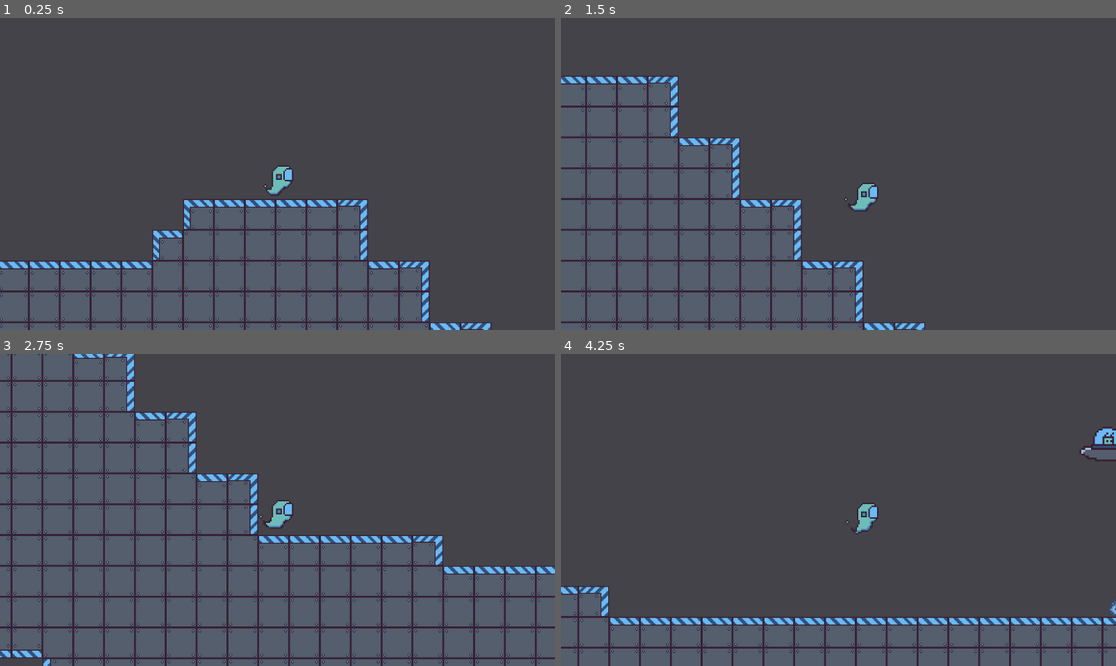
Above: before the commit, frames 1-4 (two rows, left to right).
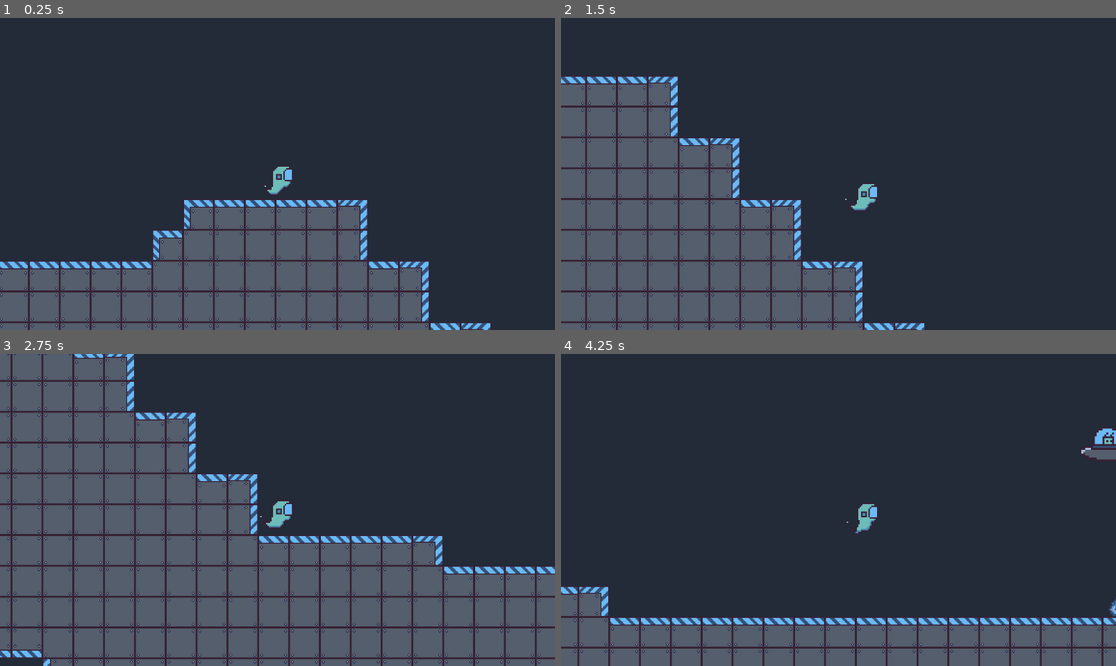
Above: after the commit, the same moments.

Repository: Royalblue6870/space-shooter
Game: Godot game, scene res://scenes/game.tscn
Two runs of this game, one before a commit and one after it. Both use one fixed random seed, a clock stepped at 60 frames per second and the inputs below. The engine's default icon, where the game draws it, is replaced by a stand-in: a white triangle on a blue panel in a dark square.
Inputs:
- Up to frame 1 (0.25 s): no input
- Up to frame 2 (1.5 s): tap Enter (ui_accept) at 0.5, 0.77 s; hold Right (ui_right) from 0.53 s (still down)
- Up to frame 3 (2.75 s): tap Enter (ui_accept) at 1.52 s; release Right (ui_right) at 2.03 s; hold Left (ui_left) from 2.03 s (still down)
- Up to frame 4 (4.25 s): release Left (ui_left) at 2.78 s; hold Right (ui_right) from 2.78 s (still down); tap Enter (ui_accept) at 3.02, 3.77 s

The runs differ from the first frame. In frame 1, 75% of the frame differs, in the area x 0-100%, y 0-100%; in frame 2, 68%; in frame 3, 39%; in frame 4, 82%, in the area x 0-100%, y 0-85%.

Commit message:
background + alien noises found

Diff:
--- a/project.godot
+++ b/project.godot
@@ -43,4 +43,4 @@
 textures/canvas_textures/default_texture_filter=0
 renderer/rendering_method="gl_compatibility"
 renderer/rendering_method.mobile="gl_compatibility"
-environment/defaults/default_clear_color=Color(0.266043, 0.26367, 0.287207, 1)
+environment/defaults/default_clear_color=Color(0.137856, 0.166581, 0.219251, 1)
--- a/scenes/game.tscn
+++ b/scenes/game.tscn
@@ -174,6 +174,8 @@
 
 [node name="PathFollow2D" type="PathFollow2D" parent="Path2D4"]
 position = Vector2(1758, 148)
+rotates = false
+cubic_interp = false
 script = ExtResource("14_7gj5f")
 
 [node name="enemy" parent="Path2D4/PathFollow2D" instance=ExtResource("4_nt1gx")]
Not shown, added: pretty noises/alienfloaty.mp3.import
Not shown, added: pretty noises/alienshoot.mp3.import
Binary file added: pretty pictures/Bg.png
Not shown, added: pretty pictures/Bg.png.import
Not shown, added: pretty noises/alienfloaty.mp3
Not shown, added: pretty noises/alienshoot.mp3
